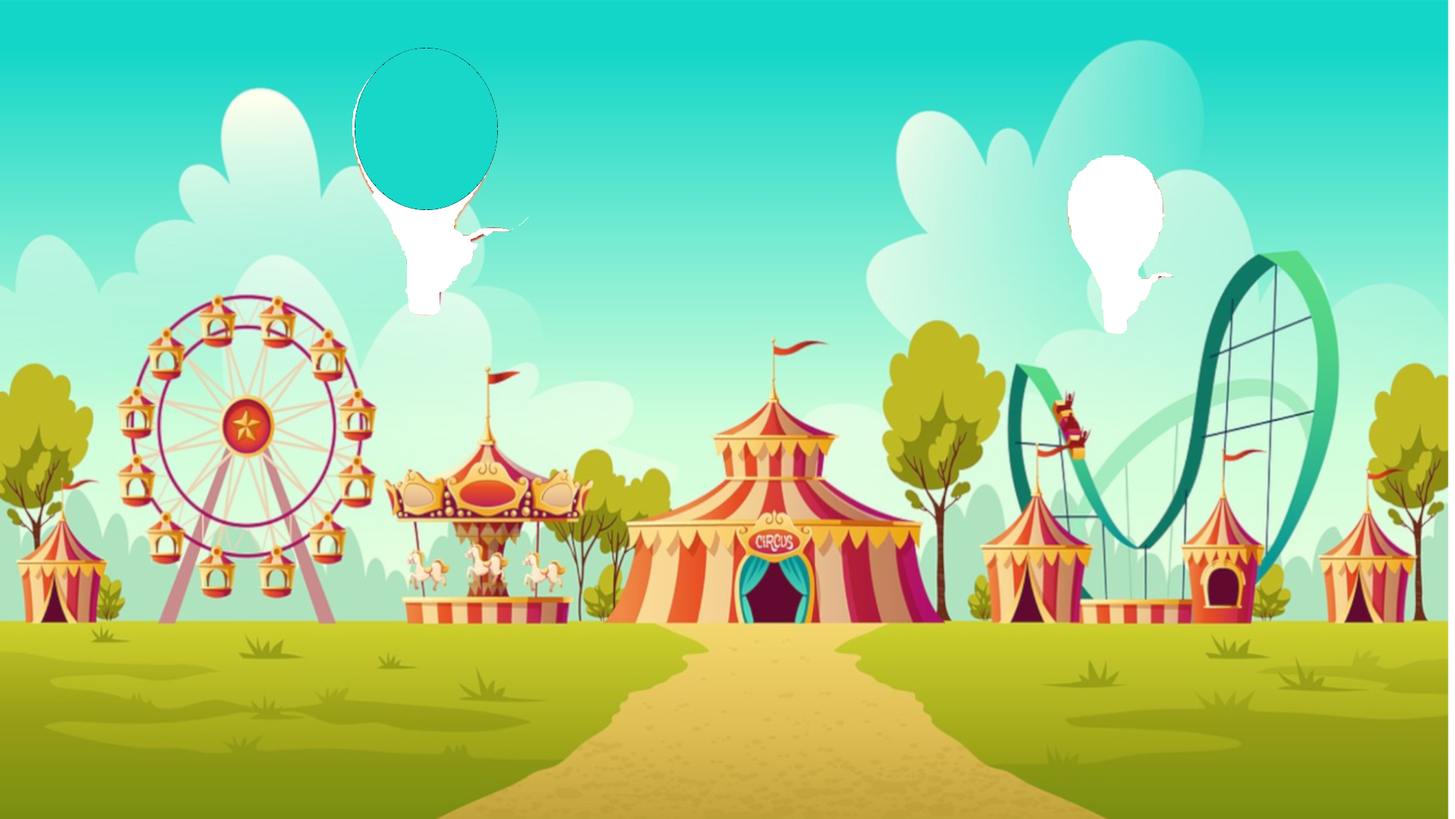
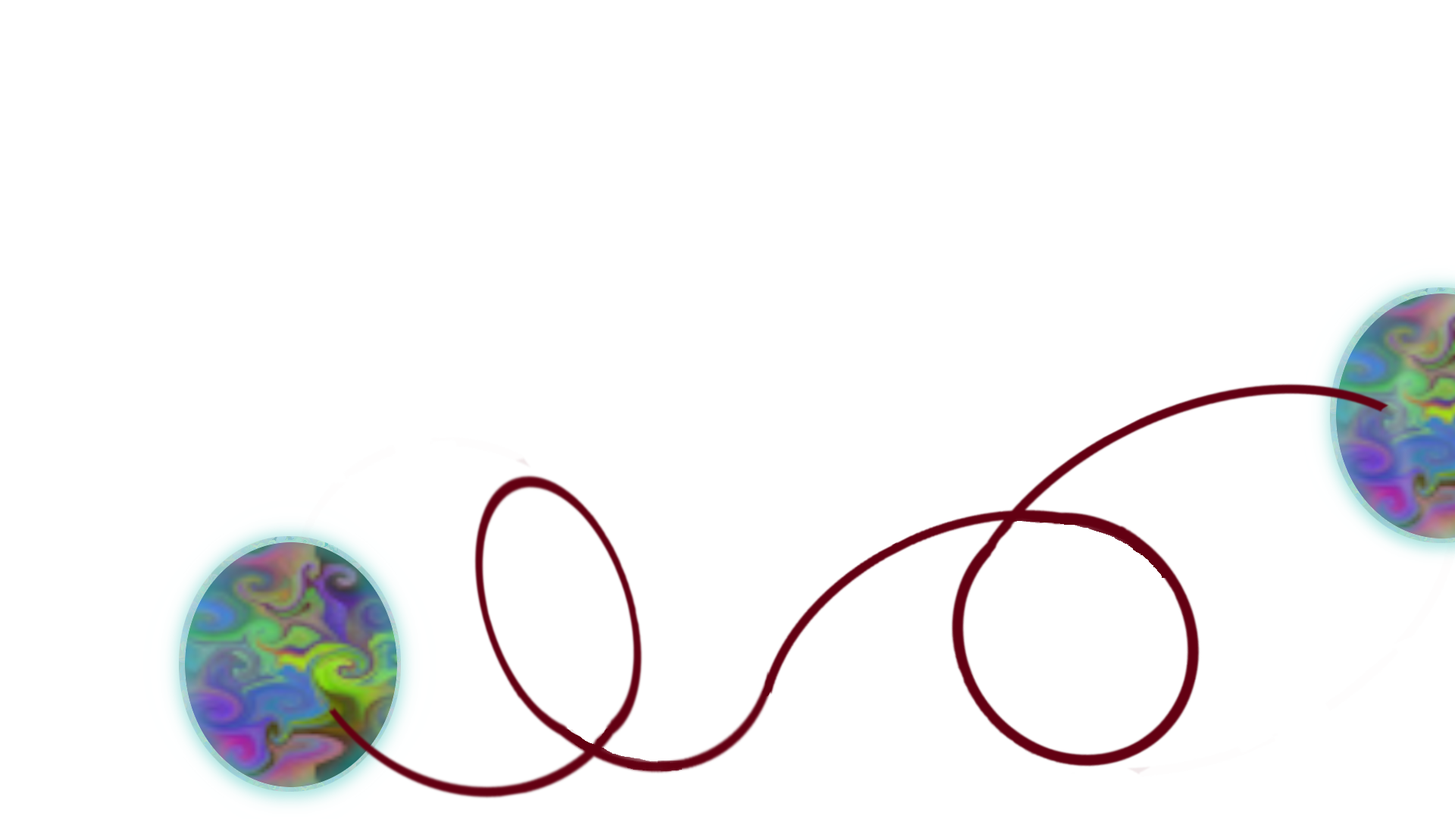
Layered file, before and after one edit (1455x819). Changes by layer:
removed layer "highlight #1" over (x1=354, y1=47, x2=498, y2=210)
removed layer "Loopy BG park.jpg copy" over (x1=0, y1=0, x2=1450, y2=819)
added layer "Layer copy" above "Layer" over (x1=762, y1=382, x2=1455, y2=777)
added layer "Layer" above "highlight" over (x1=288, y1=436, x2=775, y2=800)
added layer "highlight" above "Pasted Layer" over (x1=143, y1=499, x2=437, y2=819)
added layer "Pasted Layer" over (x1=1303, y1=257, x2=1455, y2=566)
